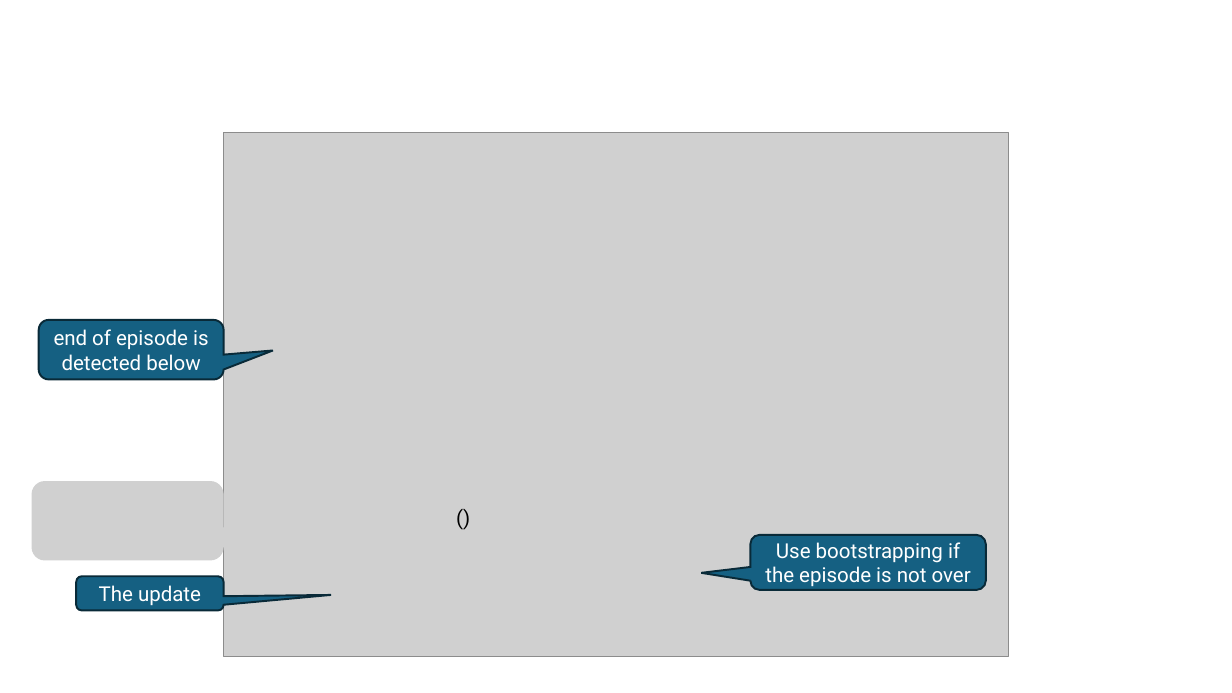
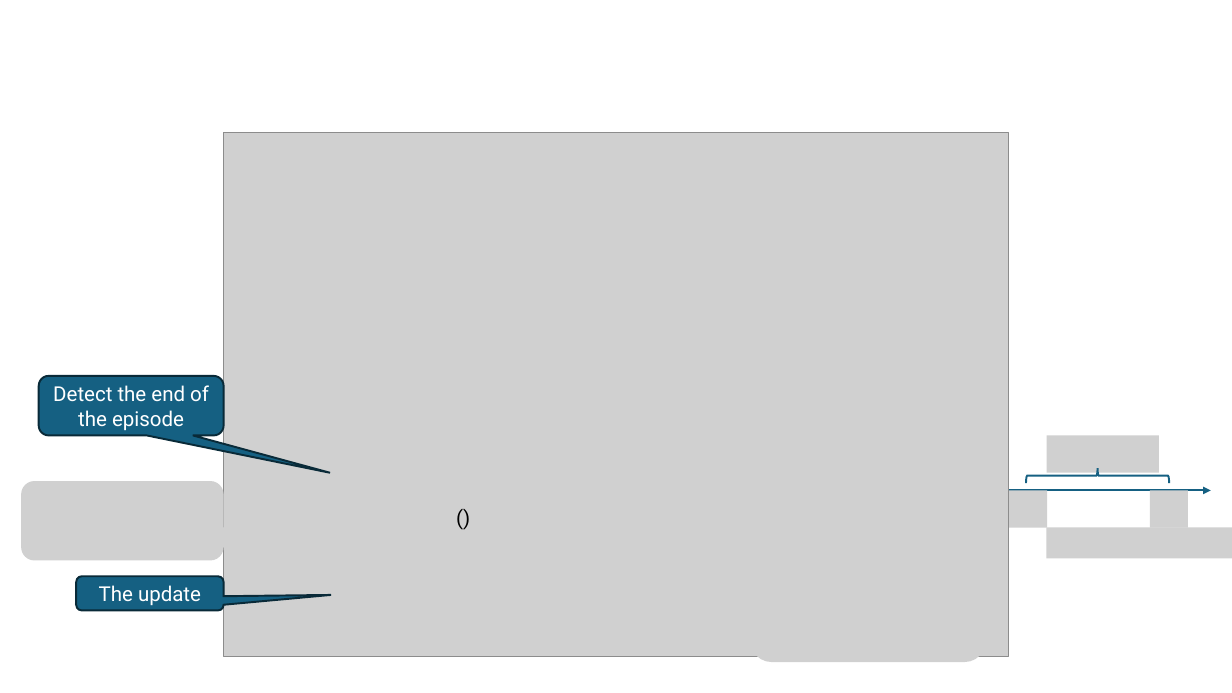
Before and after one commit to mhahsler/Introduction_to_Reinforcement_Learning, a slide deck: slide 7 of slides/Lecture_Chapter07.pptx. Drawn at 1232x693 pixels with LibreOffice and Linux fonts; fonts in the diff are those of the drawing; grey boxes stand for pictures. Boxes give left, top, right and bottom in pixels: in the first picture for what was removed or moved away, otherwise in the second. Text is boxed around its words. In the diff, an @@ line names an element or a change of style, - is before the commit and + after.

```diff
--- a/slides/Lecture_Chapter07.pptx
+++ b/slides/Lecture_Chapter07.pptx
@@ rounded speech box "Detect the end of the ...": place and size @@
-rounded speech box "Detect the end of the ..." at box(39, 320, 224, 379)
+rounded speech box "Detect the end of the ..." at box(39, 376, 224, 435)
@@ rounded speech box "Detect the end of the ..." at box(39, 376, 224, 435): proportions changed @@
@@ text in rounded speech box at box(53, 385, 209, 430): text changed @@
-end of episode is detected below
+Detect the end of the episode
@@ picture: place and size @@
-picture at box(31, 482, 224, 561)
+picture at box(21, 482, 224, 561)
@@ rounded speech box removed at box(750, 535, 986, 590) @@
-Use bootstrapping if the episode is not over
@@ picture added at box(750, 535, 986, 663) @@
@@ group added at box(1009, 435, 1232, 559): 4 pictures, 1 arrow, 1 right brace @@
```
Also in this commit, not shown: 7 other slides changed, 4 slides added, 4 slides removed, 4 other files.
